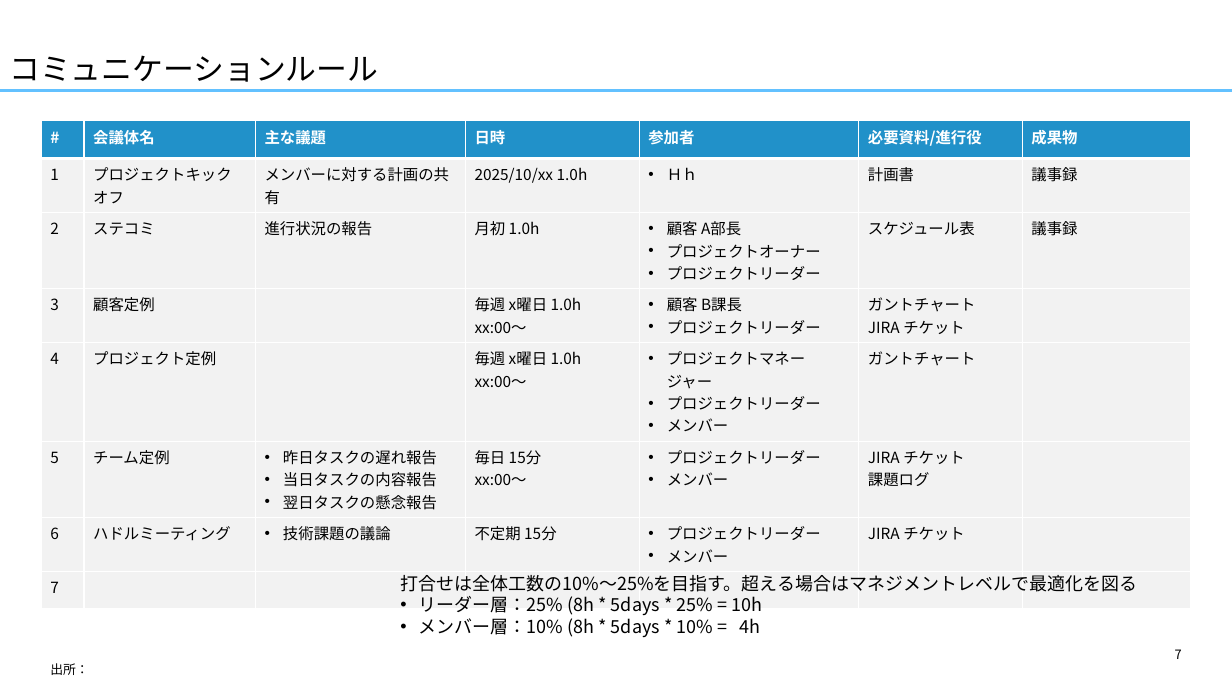
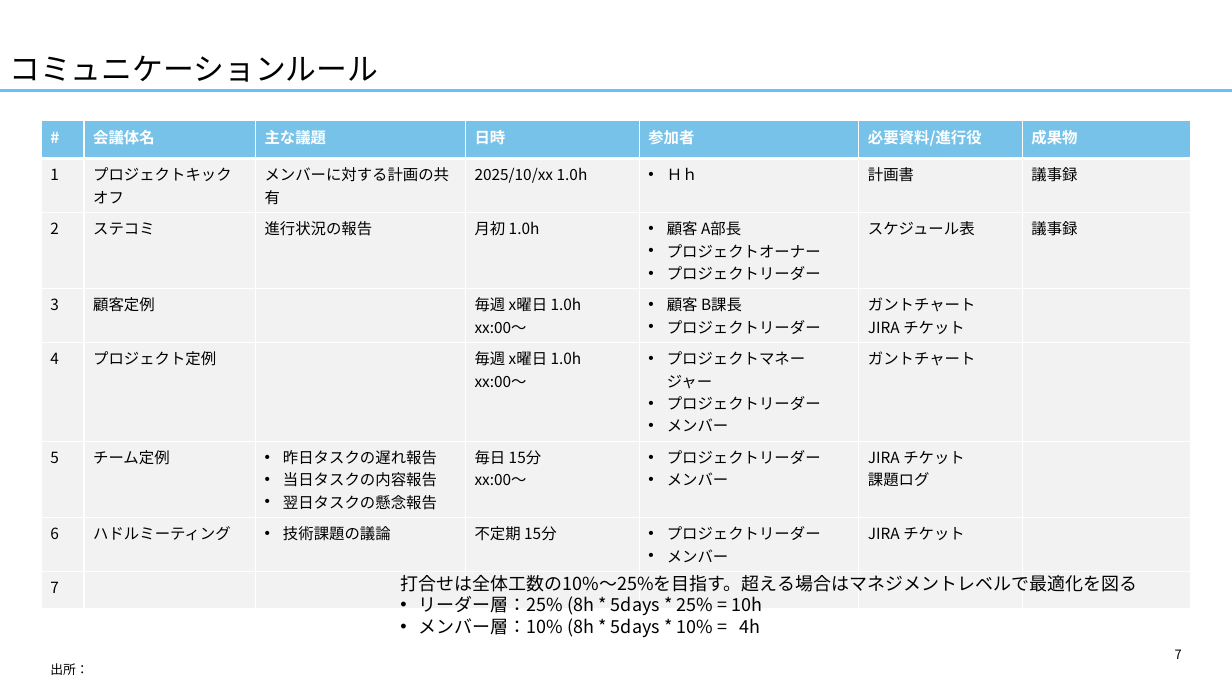
Before and after one commit to yuzucha16/dotfiles, a slide deck: slide 7 of office/template_A4.pptx. Drawn at 1232x693 pixels with LibreOffice and Linux fonts; fonts in the diff are those of the drawing. Boxes give left, top, right and bottom in pixels: in the first picture for what was removed or moved away, otherwise in the second. Text is boxed around its words. In the diff, an @@ line names an element or a change of style, - is before the commit and + after.

```diff
--- a/office/template_A4.pptx
+++ b/office/template_A4.pptx
@@ table at (42,121,1190,597) @@
@@ fill #2191C9 to #77C2E8 in row 1 @@
```
Also in this commit, not shown: 2 other slides changed, 4 slides added, 1 other file.
